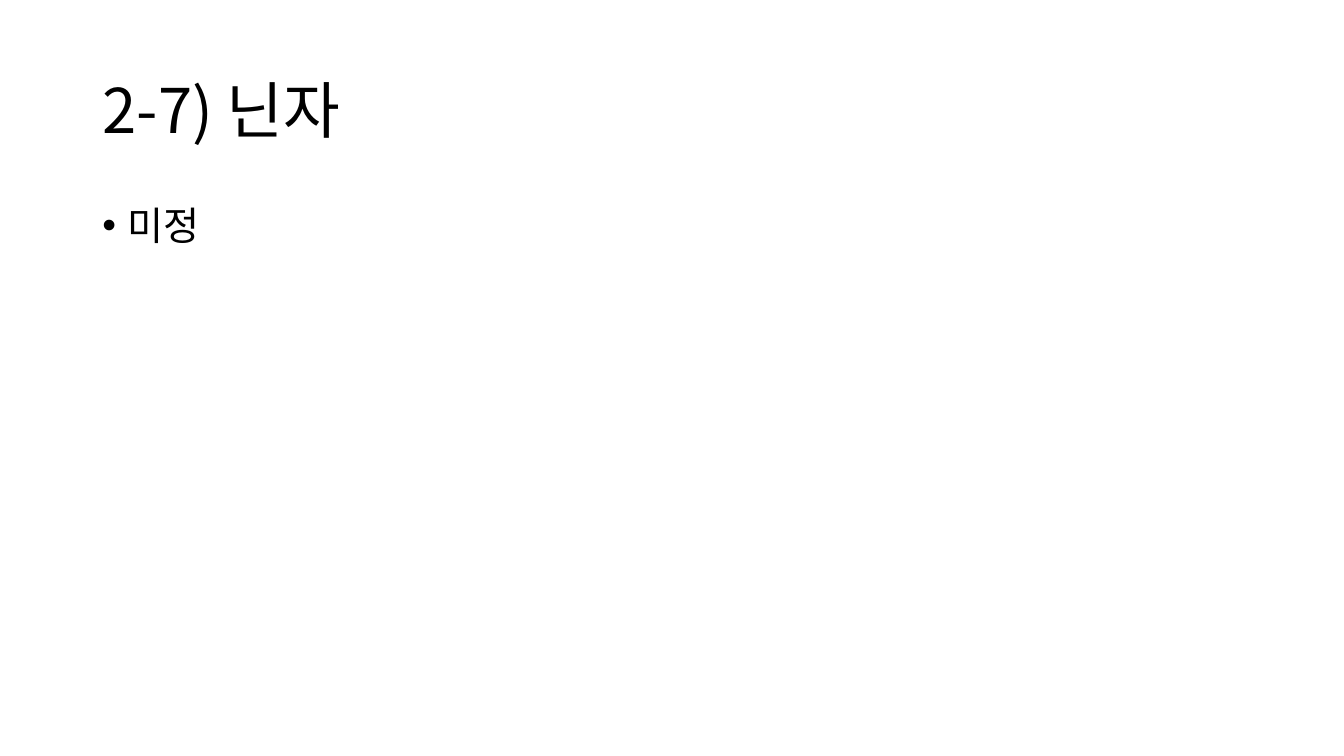
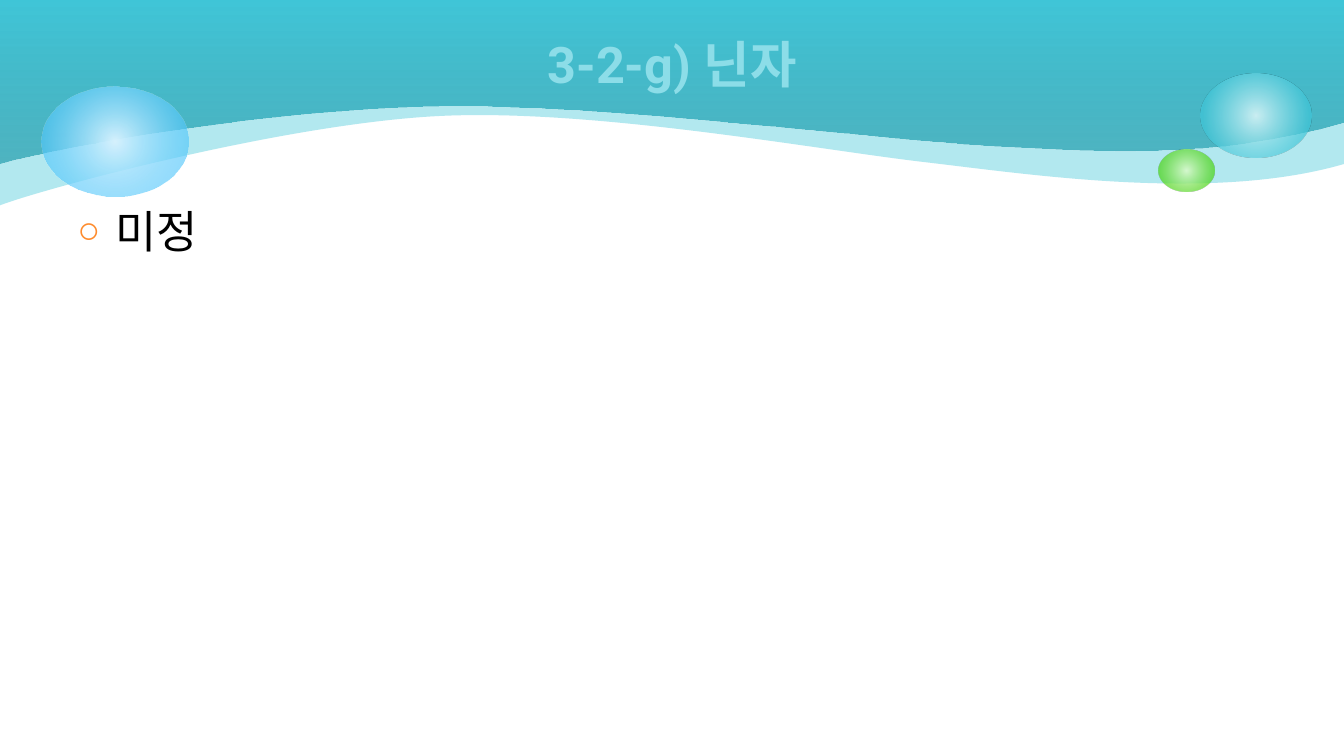
Before and after one commit to csm2652/SEED, a slide deck: slide 16 of 시작기획/슈팅 디팬스.pptx (slide 11 before the commit). Drawn at 1344x756 pixels with LibreOffice and Linux fonts; fonts in the diff are those of the drawing. Boxes give left, top, right and bottom in pixels: in the first picture for what was removed or moved away, otherwise in the second. Text is boxed around its words. In the diff, an @@ line names an element or a change of style, - is before the commit and + after.

```diff
--- a/시작기획/슈팅 디팬스.pptx
+++ b/시작기획/슈팅 디팬스.pptx
@@ freeform shape added at <box>0,0,1344,206</box>, fill #40C6D8 at 40% opacity @@
@@ freeform shape added at <box>0,0,1344,163</box>, fill gradient #249EAE to #40C6D8 @@
@@ title at <box>548,41,797,94</box>: text changed; size 44 to 36 pt; font Noto Sans CJK KR to Roboto; text colour #000000 to gradient #D9F4F7 to #8CDDE8; bold on @@
-2-7) 닌자
+3-2-g) 닌자
@@ ellipse added at <box>41,87,188,197</box>, fill gradient #D6F2FE to #33BDFB @@
@@ ellipse added at <box>1201,74,1313,157</box>, fill gradient #D9F4F7 to #40C6D8 @@
@@ ellipse added at <box>1158,149,1215,192</box>, fill gradient #DAFACD to #4CD416 @@
@@ text "미정": place and size @@
-text "미정" at <box>128,207,200,243</box>
+text "미정" at <box>115,211,197,252</box>
@@ text "미정" at <box>115,211,197,252</box>: size 28 to 32 pt, font Noto Sans CJK KR to Roboto; bullet • to ○; line spacing 0.9 to 1; less space between paragraphs @@
```
Also in this commit, not shown: 12 other slides changed, 10 slides added, 5 slides removed.
